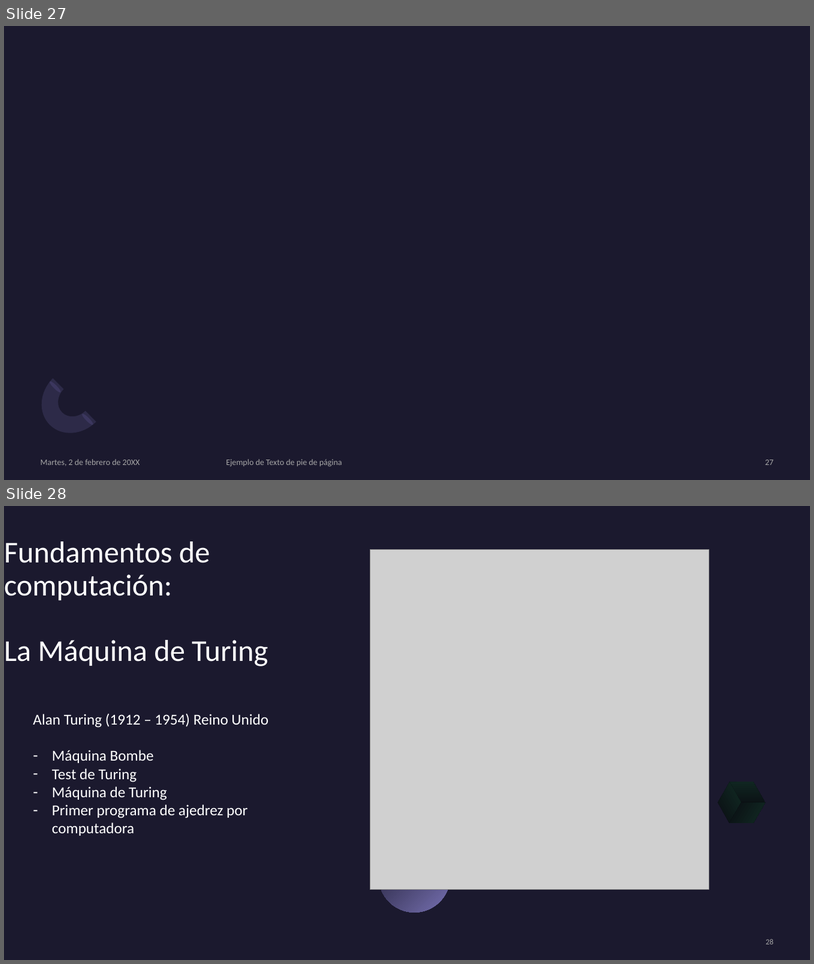
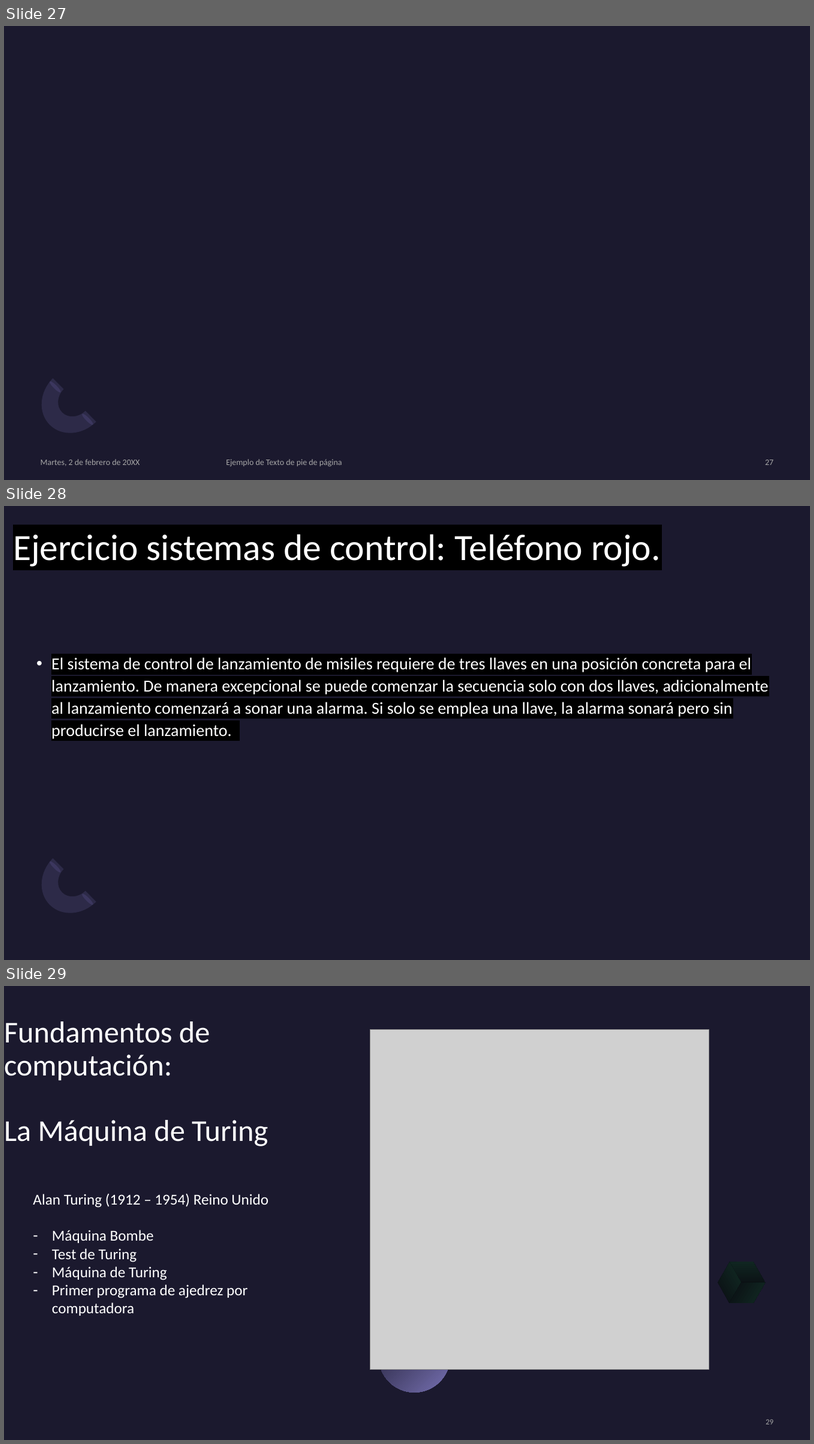
Before and after one commit to TretornESP/bec, a slide deck: s0/presentaciones/Teoría.odp. Shown one above the other, each under a label of ours: slides 27 and 28 before the commit, slides 27, 28 and 29 after it. The pictures are 814x964 and 814x1444 pixels, drawn with LibreOffice and Linux fonts; fonts in the diff are those of the drawing; grey boxes stand for pictures; background and template pictures are left out. Boxes give left, top, right and bottom in pixels: in the first picture for what was removed or moved away, otherwise in the second. Text is boxed around its words. In the diff, an @@ line names an element or a change of style, - is before the commit and + after.

```diff
--- a/s0/presentaciones/Teoría.odp
+++ b/s0/presentaciones/Teoría.odp
@@ slide 28 added at [4, 506, 810, 960], background picture (left out); not listed: 3 template elements that a slide beside it also shows @@
@@ title added at [13, 534, 661, 567], 44 pt, text #FFFFFF @@
+Ejercicio sistemas de control: Teléfono rojo.
@@ text added at [51, 657, 769, 739], 20 pt, text #FFFFFF @@
+• El sistema de control de lanzamiento de misiles requiere de tres llaves en una posición concreta para el lanzamiento. De manera excepcional se puede comenzar la secuencia solo con dos llaves, adicionalmente al lanzamiento comenzará a sonar una alarma. Si solo se emplea una llave, la alarma sonará pero sin producirse el lanzamiento.
@@ what was slide 28 is now slide 29 @@
```
Also in this commit, not shown: 3 other slides added, 1 slide removed, 3 other files.
